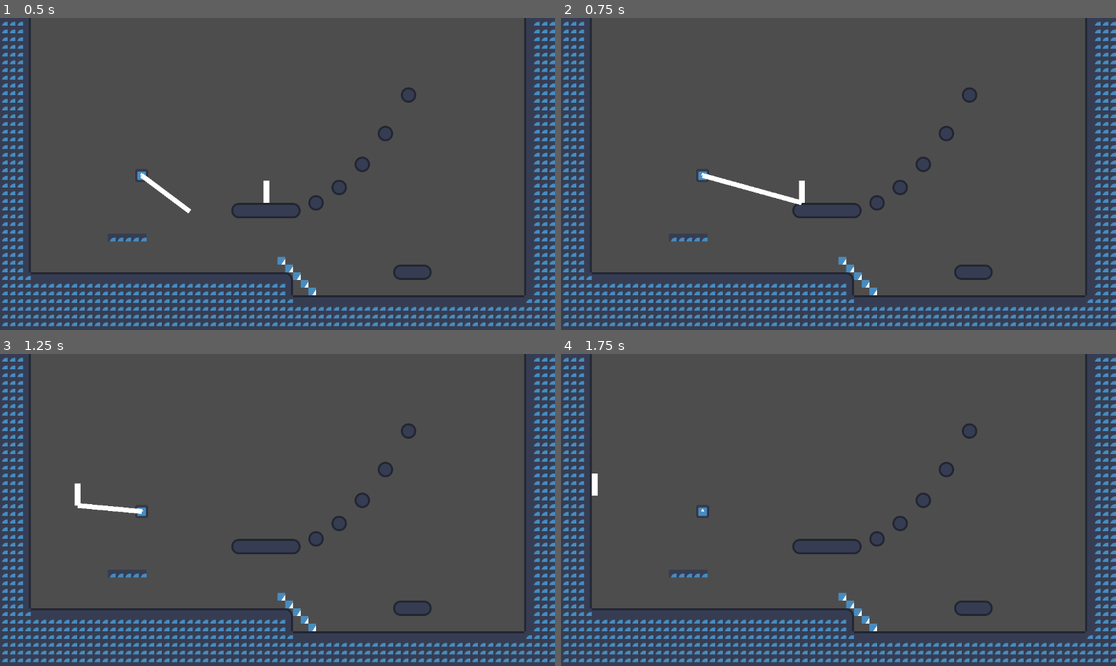
Above: before the commit, frames 1-4 (two rows, left to right).
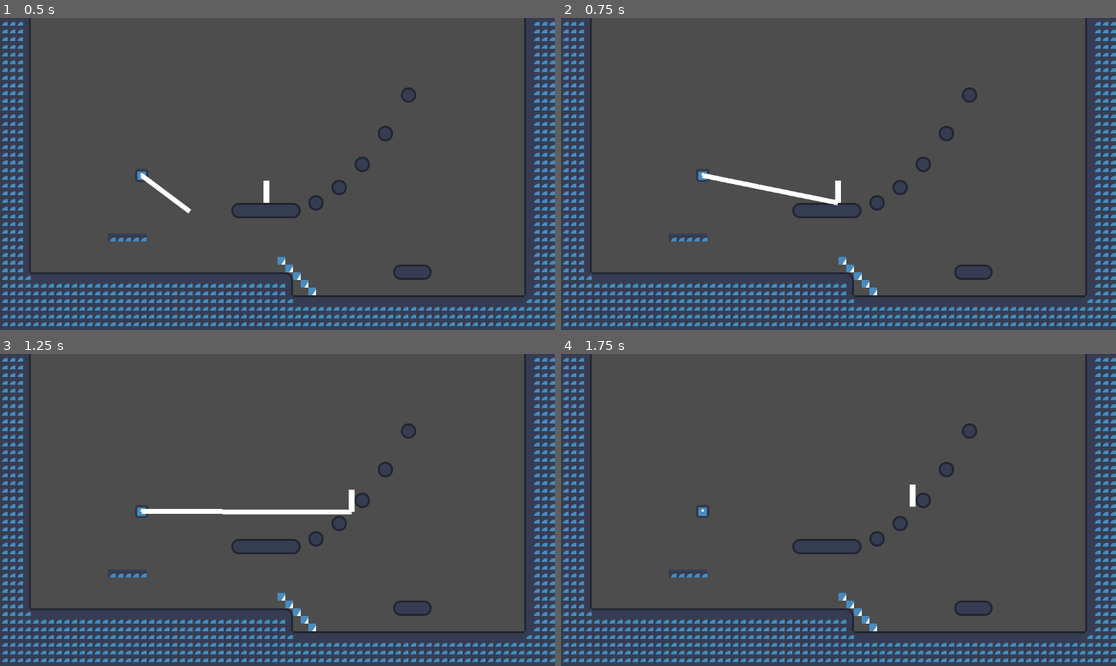
Above: after the commit, the same moments.

Repository: LiamQuinlan-Carleton/COMP1501FINAL
Game: Godot game, scene res://Main.tscn
The game is run twice, just before and just after one commit, with the same random seed, the same clock (stepped at 60 frames per second) and the same inputs. The engine's default icon, where the game draws it, is replaced by a stand-in: a white triangle on a blue panel in a dark square.
Inputs (mouse positions are in pixels of both pictures, inside the frame that each line leads up to):
- Up to frame 1 (0.5 s): no input
- Up to frame 2 (0.75 s): tap Enter at 0.5 s; move the mouse to (960, 158) at 0.52 s; press the mouse at (960, 158) at 0.53 s; hold D (Right) from 0.53 s (still down)
- Up to frame 3 (1.25 s): keep holding D (Right); tap Space (Jump) at 0.77 s
- Up to frame 4 (1.75 s): keep holding D (Right); move the mouse to (727, 525) at 1.27 s; release the mouse at (727, 525) at 1.28 s; tap Shift (Shift) at 1.35 s; tap Space (Jump) at 1.52 s

Frame 1 is identical in both runs. In frame 2, 0.6% of the frame differs, in the area x 25-51%, y 49-61%; in frame 3, 0.9%, in the area x 13-64%, y 41-52%; in frame 4, 0.2%.

Commit message:
Player can move again

Diff:
--- a/player.gd
+++ b/player.gd
@@ -90,7 +90,7 @@
 
 	if Input.is_action_pressed("Right") or Input.is_action_pressed("Left"):
 		if sign(velocity.x) * velocity.x <= speed:
-			velocity.x += acceleration * sign(velocity.x) * delta
+			velocity.x += acceleration * l_dir * delta
 			if velocity.x > speed:
 				velocity.x = speed
 			if velocity.x < -speed:
